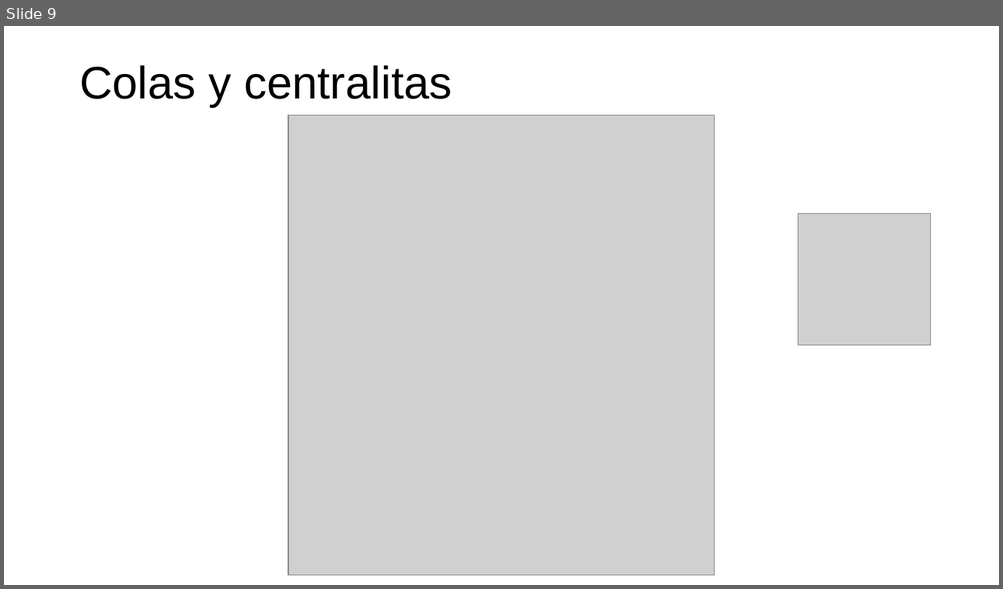
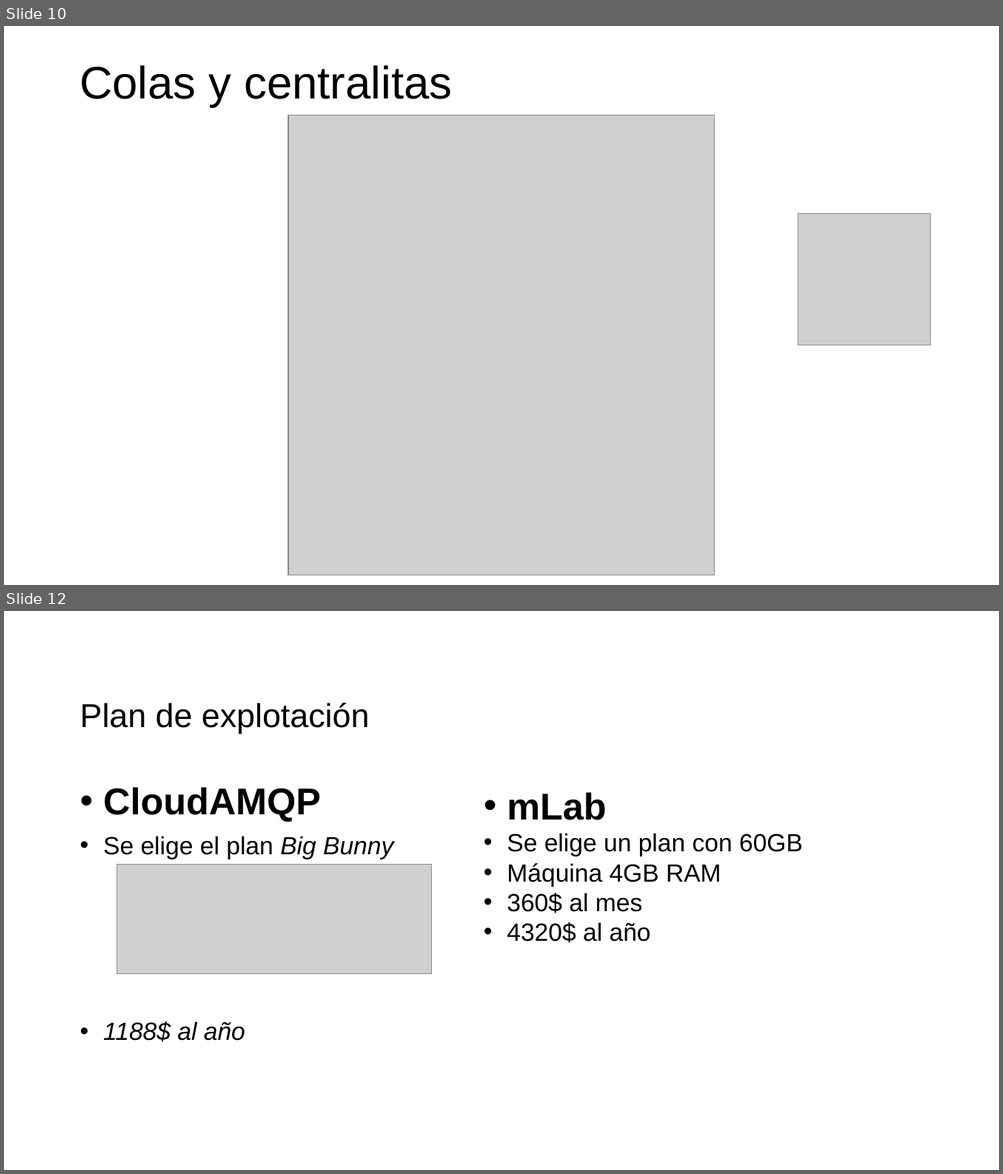
Before and after one commit to jorcox/TweetRegistration, a slide deck: Documentos/Presentación.pptx. Shown one above the other, each under a label of ours: slide 9 before the commit, slides 10 and 12 after it; the slides between them are not shown. The pictures are 1003x589 and 1003x1174 pixels, drawn with LibreOffice and Linux fonts; fonts in the diff are those of the drawing; grey boxes stand for pictures; background and template pictures are left out. Boxes give left, top, right and bottom in pixels: in the first picture for what was removed or moved away, otherwise in the second. Text is boxed around its words. In the diff, an @@ line names an element or a change of style, - is before the commit and + after.

```diff
--- a/Documentos/Presentación.pptx
+++ b/Documentos/Presentación.pptx
@@ slide 12 added at <box>4,611,999,1170</box>, background picture (left out) @@
@@ title added at <box>80,703,370,734</box>, 32 pt, text #000000 @@
+Plan de explotación
@@ text added at <box>103,787,393,1042</box>, 24 pt, text #000000 @@
+• CloudAMQP
+• Se elige el plan Big Bunny
+• 1188$ al año
@@ text added at <box>506,792,802,943</box>, 24 pt, text #000000 @@
+• mLab
+• Se elige un plan con 60GB
+• Máquina 4GB RAM
+• 360$ al mes
+• 4320$ al año
@@ picture added at <box>117,865,432,974</box> @@
@@ what was slide 9 is now slide 10 @@
```
Also in this commit, not shown: 1 slide changed, 7 other slides added, 8 other files.
